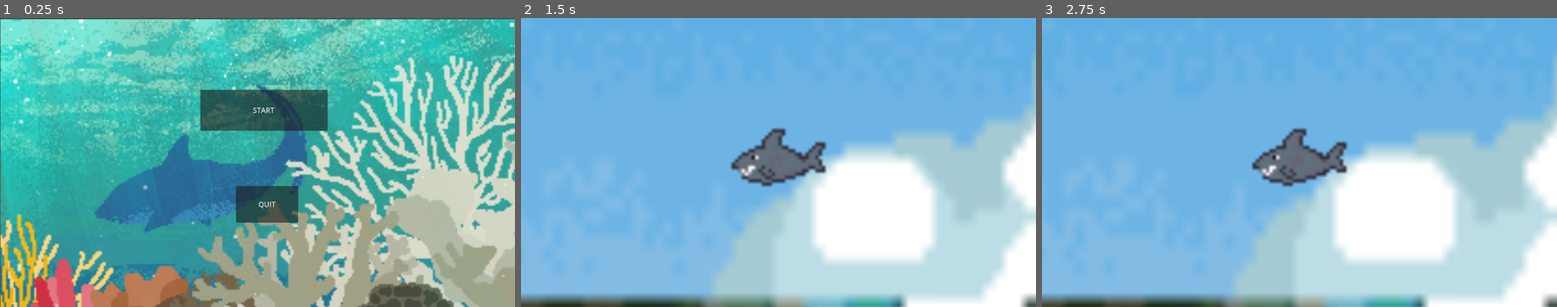
Above: before the commit, frames 1-3 (left to right).
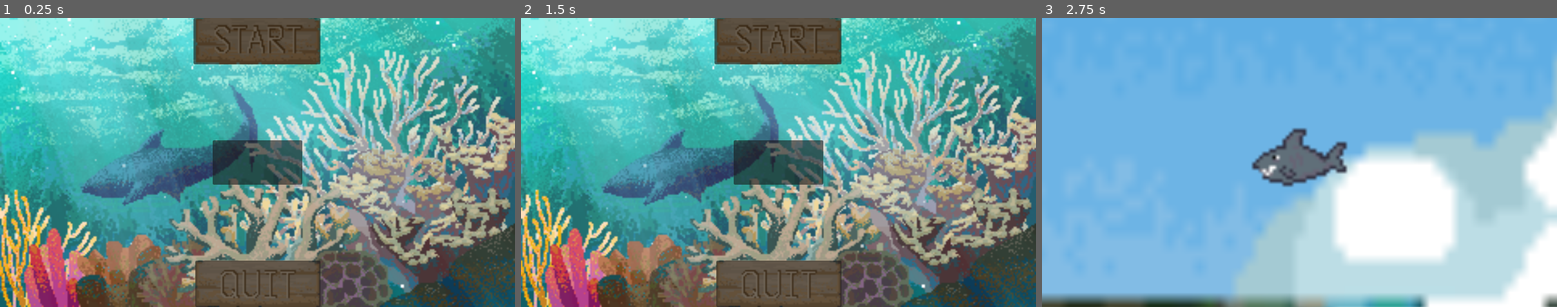
Above: after the commit, the same moments.

Repository: M-L-o-g-i-c/s.h.a.r.k
Game: Godot game, scene res://scenes/menus/pause/BIGMENU.tscn
Same seed, same stepped clock (60 frames per second), same inputs: the game is played once before the commit and once after it. Before the commit the project starts from res://scenes/menus/enter.tscn. The engine's default icon, where the game draws it, is replaced by a stand-in: a white triangle on a blue panel in a dark square.
Inputs (mouse positions are in pixels of both pictures, inside the frame that each line leads up to):
- Up to frame 1 (0.25 s): no input
- Up to frame 2 (1.5 s): click (778, 162) at 0.52 s; click (783, 110) at 1.25 s, where only the run before the commit has a clickable "START"
- Up to frame 3 (2.75 s): click (1299, 41) at 2.02 s

The runs differ from the first frame. In frame 1, 82% of the frame differs, in the area x 0-100%, y 0-100%; in frame 2, 100%; in frame 3, nothing differs.

Commit message:
more changes
upd

Diff:
--- /dev/null
+++ b/CompetitiveProgramming/Enemies/lionfish.gd
@@ -0,0 +1,24 @@
+extends CharacterBody2D
+
+
+
+
+
+
+
+
+
+
+
+
+
+
+
+
+
+
+
+
+
+@export var l_speed : int = 100
+var l_target : CharacterBody2D
--- /dev/null
+++ b/CompetitiveProgramming/menus/ourmenu.gd
@@ -0,0 +1,31 @@
+extends Control
+
+
+
+
+
+
+
+
+
+
+
+
+
+
+
+
+
+
+
+
+
+func _on_enter_pressed():
+	get_tree().change_scene_to_file("res://scenes/main.tscn")
+
+
+func _on_credits_pressed():
+	get_tree().change_scene_to_file("res://scenes/menus/pause/credit_page.tscn")
+
+func _on_quit_pressed():
+	get_tree().quit()
--- a/project.godot
+++ b/project.godot
@@ -11,7 +11,7 @@
 [application]
 
 config/name="S.H.A.R.K."
-run/main_scene="uid://co68u27n0qoel"
+run/main_scene="uid://n35nkovcrk67"
 config/features=PackedStringArray("4.6", "GL Compatibility")
 config/icon="res://scenes/almostUseless/don'tGoonToThis/icon.svg"
 
@@ -62,3 +62,5 @@
 [rendering]
 
 rendering_device/driver.windows="d3d12"
+renderer/rendering_method="gl_compatibility"
+renderer/rendering_method.mobile="gl_compatibility"
--- /dev/null
+++ b/scenes/characterScenes/enemies/lionfish.tscn
@@ -0,0 +1,16 @@
+[gd_scene format=3 uid="uid://d0lrffhuauqrq"]
+
+[ext_resource type="Texture2D" uid="uid://cdb5xov8hd44u" path="res://assets/art/created_assets/enemies/non_gif/lionfish.png" id="1_5t2d2"]
+[ext_resource type="Script" uid="uid://dtl0ivlekagdr" path="res://CompetitiveProgramming/Enemies/lionfish.gd" id="1_gdaa0"]
+
+[sub_resource type="RectangleShape2D" id="RectangleShape2D_gdaa0"]
+size = Vector2(48, 32)
+
+[node name="Lionfish" type="CharacterBody2D" unique_id=161254378]
+script = ExtResource("1_gdaa0")
+
+[node name="LionfishSprite" type="Sprite2D" parent="." unique_id=727140869]
+texture = ExtResource("1_5t2d2")
+
+[node name="CollisionShape2D" type="CollisionShape2D" parent="." unique_id=101585716]
+shape = SubResource("RectangleShape2D_gdaa0")
--- a/scenes/characterScenes/enemies/starfish.tscn
+++ b/scenes/characterScenes/enemies/starfish.tscn
@@ -23,7 +23,6 @@
 collision_mask = 2
 
 [node name="DetectionShape" type="CollisionShape2D" parent="DetectionArea" unique_id=1414765354]
-visible = false
 shape = SubResource("CircleShape2D_r27c5")
 
 [connection signal="body_entered" from="DetectionArea" to="." method="_on_detection_area_body_entered"]
--- a/scenes/mainTasks/earlyStage/level_1.tscn
+++ b/scenes/mainTasks/earlyStage/level_1.tscn
@@ -1,10 +1,40 @@
 [gd_scene format=3 uid="uid://cna4v0scjo505"]
 
+[ext_resource type="Texture2D" uid="uid://ci31ghouubk4l" path="res://assets/art/import/tiles/Atlantis/Atlantis/Screenshot (286).png" id="1_2pld6"]
 [ext_resource type="PackedScene" uid="uid://cd7xkb4q3ypey" path="res://scenes/characterScenes/mainCharacters/S.H.A.R.K.tscn" id="1_8crak"]
 [ext_resource type="Script" uid="uid://cw63le3dlu5y2" path="res://CompetitiveProgramming/Enemies/Spawners/starfish_spawner.gd" id="2_2pld6"]
+[ext_resource type="Texture2D" uid="uid://debg48enaj45p" path="res://assets/art/import/tiles/Atlantis/Atlantis/Screenshot (285).png" id="2_3tc85"]
 [ext_resource type="Texture2D" uid="uid://ogww41lgdewb" path="res://scenes/almostUseless/don'tGoonToThis/icon.svg" id="3_4nq7p"]
+[ext_resource type="Texture2D" uid="uid://dbxe64mgp7w75" path="res://assets/art/import/tiles/Atlantis/Atlantis/Screenshot (289).png" id="3_itpwu"]
+
+[sub_resource type="TileSetAtlasSource" id="TileSetAtlasSource_2pld6"]
+texture = ExtResource("1_2pld6")
+
+[sub_resource type="TileSet" id="TileSet_4nq7p"]
+sources/0 = SubResource("TileSetAtlasSource_2pld6")
+
+[sub_resource type="TileSetAtlasSource" id="TileSetAtlasSource_g2tu2"]
+texture = ExtResource("2_3tc85")
+
+[sub_resource type="TileSet" id="TileSet_5n1nj"]
+sources/0 = SubResource("TileSetAtlasSource_g2tu2")
+
+[sub_resource type="TileSetAtlasSource" id="TileSetAtlasSource_k0rs3"]
+texture = ExtResource("3_itpwu")
+
+[sub_resource type="TileSet" id="TileSet_i0ovt"]
+sources/0 = SubResource("TileSetAtlasSource_k0rs3")
 
 [node name="Level1" type="Node2D" unique_id=573835046]
+
+[node name="Layer1" type="TileMapLayer" parent="." unique_id=471640309]
+tile_set = SubResource("TileSet_4nq7p")
+
+[node name="Layer2" type="TileMapLayer" parent="." unique_id=728958408]
+tile_set = SubResource("TileSet_5n1nj")
+
+[node name="Layer3" type="TileMapLayer" parent="." unique_id=812533297]
+tile_set = SubResource("TileSet_i0ovt")
 
 [node name="SHARK" parent="." unique_id=1527591102 instance=ExtResource("1_8crak")]
 
@@ -18,4 +48,10 @@
 [node name="Spawner" type="Sprite2D" parent="StarfishSpawner" unique_id=278694988]
 texture = ExtResource("3_4nq7p")
 
+[node name="LionfishSpawner" type="Node2D" parent="." unique_id=1312802400]
+
+[node name="LT" type="Timer" parent="LionfishSpawner" unique_id=1020864630]
+
+[node name="Spawner1" type="Sprite2D" parent="LionfishSpawner" unique_id=2017638345]
+
 [connection signal="timeout" from="StarfishSpawner/Spawn" to="StarfishSpawner" method="_on_spawn_timeout"]
--- a/scenes/menus/enter.tscn
+++ /dev/null
@@ -1,42 +0,0 @@
-[gd_scene format=3 uid="uid://co68u27n0qoel"]
-
-[ext_resource type="Script" uid="uid://3bkd220t0ydt" path="res://CompetitiveProgramming/mains/cp/enter.gd" id="1_tpb2l"]
-[ext_resource type="Texture2D" uid="uid://cqebcqpwpbp4r" path="res://assets/art/created_assets/coral reef/logo.png" id="2_sxxxa"]
-
-[node name="Enter" type="Control" unique_id=1579165719]
-layout_mode = 3
-anchors_preset = 15
-anchor_right = 1.0
-anchor_bottom = 1.0
-offset_left = 1.0
-offset_top = 3.0
-offset_right = 1.0
-offset_bottom = 3.0
-grow_horizontal = 2
-grow_vertical = 2
-script = ExtResource("1_tpb2l")
-
-[node name="TextureRect" type="TextureRect" parent="." unique_id=1504770796]
-layout_mode = 0
-offset_right = 1346.0
-offset_bottom = 737.0
-texture = ExtResource("2_sxxxa")
-
-[node name="StartButton" type="Button" parent="." unique_id=624557104]
-layout_mode = 0
-offset_left = 447.0
-offset_top = 158.0
-offset_right = 732.0
-offset_bottom = 250.0
-text = "START"
-
-[node name="QuitButton" type="Button" parent="." unique_id=1991344218]
-layout_mode = 0
-offset_left = 527.0
-offset_top = 374.0
-offset_right = 666.0
-offset_bottom = 456.0
-text = "QUIT"
-
-[connection signal="button_down" from="StartButton" to="." method="_on_start_button_button_down"]
-[connection signal="pressed" from="QuitButton" to="." method="_on_quit_button_pressed"]
--- /dev/null
+++ b/scenes/menus/pause/BIGMENU.tscn
@@ -0,0 +1,105 @@
+[gd_scene format=3 uid="uid://n35nkovcrk67"]
+
+[ext_resource type="Texture2D" uid="uid://brqgiabuar8k3" path="res://assets/art/created_assets/coral reef/starting page background.png" id="1_b1oor"]
+[ext_resource type="Script" uid="uid://dgakpgmnuu32l" path="res://CompetitiveProgramming/menus/ourmenu.gd" id="1_tlau0"]
+[ext_resource type="Texture2D" uid="uid://du063bx1yn5qc" path="res://assets/art/created_assets/bigui/start button.png" id="2_tlau0"]
+[ext_resource type="Texture2D" uid="uid://ded7ytelo2eg6" path="res://assets/art/created_assets/bigui/quit button.png" id="3_50fci"]
+
+[node name="ENT" type="Control" unique_id=1239544115]
+layout_mode = 3
+anchors_preset = 15
+anchor_right = 1.0
+anchor_bottom = 1.0
+grow_horizontal = 2
+grow_vertical = 2
+script = ExtResource("1_tlau0")
+
+[node name="BG" type="TextureRect" parent="." unique_id=386832856]
+layout_mode = 1
+anchors_preset = 15
+anchor_right = 1.0
+anchor_bottom = 1.0
+grow_horizontal = 2
+grow_vertical = 2
+texture = ExtResource("1_b1oor")
+stretch_mode = 6
+
+[node name="Credits" type="Button" parent="." unique_id=1769316140]
+custom_minimum_size = Vector2(200, 100)
+layout_mode = 1
+anchors_preset = 8
+anchor_left = 0.5
+anchor_top = 0.5
+anchor_right = 0.5
+anchor_bottom = 0.5
+offset_left = -100.0
+offset_top = -50.0
+offset_right = 100.0
+offset_bottom = 50.0
+grow_horizontal = 2
+grow_vertical = 2
+
+[node name="a" type="TextureRect" parent="." unique_id=121828302]
+layout_mode = 1
+anchors_preset = 5
+anchor_left = 0.5
+anchor_right = 0.5
+offset_left = -530.0
+offset_top = -201.00002
+offset_right = -209.99997
+offset_bottom = -21.000015
+grow_horizontal = 2
+scale = Vector2(3.5, 3.5)
+texture = ExtResource("2_tlau0")
+
+[node name="b" type="TextureRect" parent="." unique_id=1728666085]
+layout_mode = 0
+offset_right = 40.0
+offset_bottom = 40.0
+scale = Vector2(3.5, 3.5)
+
+[node name="c" type="TextureRect" parent="." unique_id=1489576134]
+layout_mode = 1
+anchors_preset = 7
+anchor_left = 0.5
+anchor_top = 1.0
+anchor_right = 0.5
+anchor_bottom = 1.0
+offset_left = -530.0
+offset_top = -482.0
+offset_right = -209.99997
+offset_bottom = -302.0
+grow_horizontal = 2
+grow_vertical = 0
+scale = Vector2(3.5, 3.5)
+texture = ExtResource("3_50fci")
+
+[node name="Enter" type="Button" parent="." unique_id=508620719]
+self_modulate = Color(0.57254905, 0.5058824, 0.39607844, 1)
+custom_minimum_size = Vector2(200, 100)
+layout_mode = 1
+anchors_preset = 5
+anchor_left = 0.5
+anchor_right = 0.5
+offset_left = -143.0
+offset_right = 141.0
+offset_bottom = 104.0
+grow_horizontal = 2
+
+[node name="Quit" type="Button" parent="." unique_id=951576529]
+custom_minimum_size = Vector2(200, 100)
+layout_mode = 1
+anchors_preset = 7
+anchor_left = 0.5
+anchor_top = 1.0
+anchor_right = 0.5
+anchor_bottom = 1.0
+offset_left = -139.0
+offset_top = -104.0
+offset_right = 141.0
+grow_horizontal = 2
+grow_vertical = 0
+
+[connection signal="pressed" from="Credits" to="." method="_on_credits_pressed"]
+[connection signal="pressed" from="Enter" to="." method="_on_enter_pressed"]
+[connection signal="pressed" from="Quit" to="." method="_on_quit_pressed"]
--- /dev/null
+++ b/scenes/menus/pause/credit_page.tscn
@@ -0,0 +1,9 @@
+[gd_scene format=3 uid="uid://d2qwjsd84hi16"]
+
+[node name="CreditPage" type="Control" unique_id=1201192907]
+layout_mode = 3
+anchors_preset = 15
+anchor_right = 1.0
+anchor_bottom = 1.0
+grow_horizontal = 2
+grow_vertical = 2
--- a/scenes/menus/pause/pause_menu.tscn
+++ /dev/null
@@ -1,60 +0,0 @@
-[gd_scene format=3 uid="uid://cxvm7um43qmx0"]
-
-[node name="PauseMenu" type="Control" unique_id=489408739]
-layout_mode = 3
-anchors_preset = 15
-anchor_right = 1.0
-anchor_bottom = 1.0
-grow_horizontal = 2
-grow_vertical = 2
-
-[node name="ColorRect" type="ColorRect" parent="." unique_id=430086096]
-layout_mode = 0
-offset_right = 1147.0
-offset_bottom = 650.0
-color = Color(0, 1, 0.8509804, 1)
-
-[node name="Resume" type="Button" parent="." unique_id=1485916700]
-layout_mode = 1
-anchors_preset = 5
-anchor_left = 0.5
-anchor_right = 0.5
-offset_left = -308.0
-offset_top = 41.0
-offset_right = 308.0
-offset_bottom = 207.0
-grow_horizontal = 2
-size_flags_vertical = 3
-text = "resume"
-
-[node name="Restart" type="Button" parent="." unique_id=1232697250]
-layout_mode = 1
-anchors_preset = 8
-anchor_left = 0.5
-anchor_top = 0.5
-anchor_right = 0.5
-anchor_bottom = 0.5
-offset_left = -307.0
-offset_top = -75.5
-offset_right = 307.0
-offset_bottom = 89.5
-grow_horizontal = 2
-grow_vertical = 2
-size_flags_vertical = 3
-text = "restart"
-
-[node name="Quit" type="Button" parent="." unique_id=1291562220]
-layout_mode = 1
-anchors_preset = 7
-anchor_left = 0.5
-anchor_top = 1.0
-anchor_right = 0.5
-anchor_bottom = 1.0
-offset_left = -305.0
-offset_top = -197.0
-offset_right = 308.0
-offset_bottom = -42.0
-grow_horizontal = 2
-grow_vertical = 0
-size_flags_vertical = 3
-text = "quit"
Not shown, added: CompetitiveProgramming/Enemies/lionfish.gd.uid
Not shown, added: CompetitiveProgramming/menus/ourmenu.gd.uid
Binary file added: assets/art/created_assets/biggerui/pause button.png
Not shown, added: assets/art/created_assets/biggerui/pause button.png.import
Binary file added: assets/art/created_assets/biggerui/resume button.png
Not shown, added: assets/art/created_assets/biggerui/resume button.png.import
